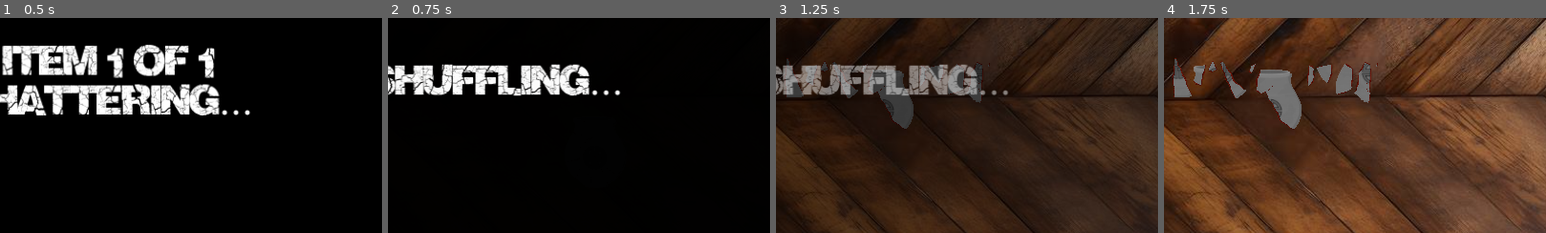
Above: before the commit, frames 1-4 (left to right).
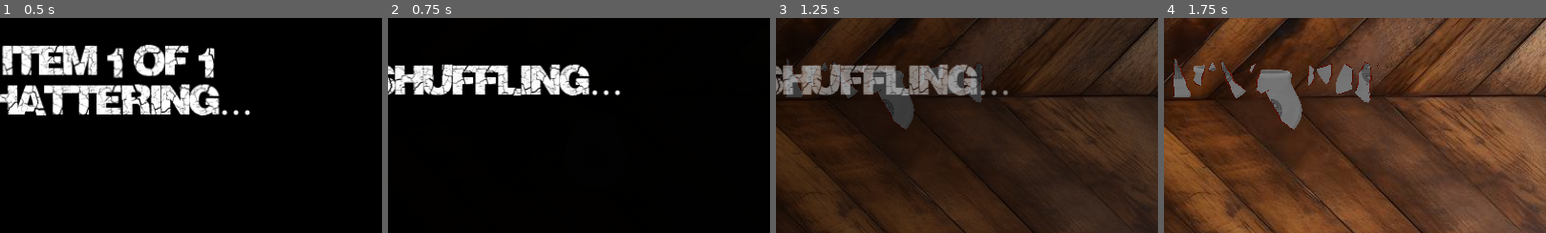
Above: after the commit, the same moments.

Repository: feyrkh/Exploratory
Game: Godot game, scene res://pottery/CleaningTable.tscn
Two runs of this game, one before a commit and one after it. Both use one fixed random seed, a clock stepped at 60 frames per second and the inputs below. This scene is started directly instead of the project's main scene. Sound files missing from this copy of the repository are replaced by a short silence.
Inputs (mouse positions are % of the whole screen's width and height, from its top left):
- Up to frame 1 (0.5 s): no input
- Up to frame 2 (0.75 s): click (3, 61) at 0.5 s
- Up to frame 3 (1.25 s): no input
- Up to frame 4 (1.75 s): click (3, 61) at 1.25 s
The pictures show only the part of the screen within x 36-86%, y 30-80%; the shares and areas given below are measured in that part.

Frame 1 is identical in both runs. In frame 3, 0.1% of the frame differs, in the area x 2-56%, y 18-52%; in frame 4, 0.3%, in the area x 2-57%, y 18-52%.

Commit message:
Improve self-intersection fixing
Remove all self-intersections instead of just the smallest, ignore endpoints when checking for self-intersections

Diff:
--- a/pottery/ArcheologyItem.gd
+++ b/pottery/ArcheologyItem.gd
@@ -4,7 +4,7 @@
 const TOO_SMALL_POLYGON_AREA := 35
 const TOO_SMALL_POLYGON_EDGE_RATIO := 0.9
 const DRAG_SPEED := 15
-const MAX_LINEAR_VELOCITY := 6000.0
+const MAX_LINEAR_VELOCITY := 5000.0
 const MAX_ANGULAR_VELOCITY := 25.0
 
 enum Fields {
--- a/pottery/FractureGenerator.gd
+++ b/pottery/FractureGenerator.gd
@@ -28,9 +28,9 @@
 			else:
 				print("##### Chisel fracture (converted from hammer for too few scars left: ", (scar_count-total_scars), " < 3)!")
 				potential_new_scars = FractureGenerator.chisel_fracture(item, randi_range(1, scar_count-total_scars))
-		elif chance < 0.9:
+		elif chance < 0.85:
 			print("##### Lightning fracture!")
-			potential_new_scars = FractureGenerator.lightning_fracture(item)
+			potential_new_scars = FractureGenerator.lightning_fracture(item, null, 0, 0.1)
 		else:
 			print("##### Bisecting fracture!")
 			potential_new_scars = [FractureGenerator.edge_to_edge_fracture(item)]
@@ -101,7 +101,8 @@
 	if start_pt == null:
 		start_pt = item.get_random_edge_point()
 		#start_pt = item.center + (item.get_random_edge_point() - item.center) * randf()
-		start_angle = start_pt.angle_to_point(item.center)
+		var rand_offset := Vector2(randf_range(-item.bounding_box.size.x/3, item.bounding_box.size.x/3), randf_range(-item.bounding_box.size.y/3, item.bounding_box.size.y/3))
+		start_angle = start_pt.angle_to_point(item.center + rand_offset)
 	var result:Array[PackedVector2Array] = []
 	var cur_crack = PackedVector2Array([start_pt])
 	result.append(cur_crack)
--- a/util/MyGeom.gd
+++ b/util/MyGeom.gd
@@ -89,39 +89,48 @@
 	return poly
 
 static func cleanup_self_intersections(poly:PackedVector2Array)->PackedVector2Array:
-	var intersecting_lines := []
-	var prev_pt = poly[-1]
-	# Find all intersecting lines and their lengths
-	for i in poly.size():
-		var cur_pt = poly[i]
-		for j in range(i, poly.size()-2):
-			var other_pt1 := poly[j]
-			var other_pt2 := poly[j+1]
-			var intersects = Geometry2D.segment_intersects_segment(prev_pt, cur_pt, other_pt1, other_pt2)
-			if intersects:
-				intersecting_lines.append([i-1, i, prev_pt.distance_to(cur_pt)])
-				intersecting_lines.append([j, j+1, other_pt1.distance_to(other_pt2)])
-		prev_pt = cur_pt
-	#print("Found ", intersecting_lines.size(), " intersecting lines, ", intersecting_lines)
-	if intersecting_lines.size() == 0:
-		return poly
-
-	var longest := {}
-	for line in intersecting_lines:
-		longest[line[0]] = max(longest.get(line[0], 0), line[2])
-		longest[line[1]] = max(longest.get(line[1], 0), line[2])
-	#print("Longest lines associated with each point: ", longest)
-	intersecting_lines.sort_custom(func(a,b): return longest.get(a[0], 999999) + longest.get(a[1], 999999) < longest.get(b[0], 999999) + longest.get(b[1], 999999))
-	#print("Point sorted by smallest impacted lines: ", intersecting_lines)
-	var idx_to_remove
-	if longest[intersecting_lines[0][0]] < longest[intersecting_lines[0][1]]:
-		#print("Pt ", intersecting_lines[0][0], " has the smallest impactful intersections, deleting it")
-		idx_to_remove = intersecting_lines[0][0]
-	else:
-		#print("Pt ", intersecting_lines[0][1], " has the smallest impactful intersections, deleting it")
-		idx_to_remove = intersecting_lines[0][1]
-	if idx_to_remove < 0: idx_to_remove += poly.size()
-	poly.remove_at(idx_to_remove)
+	var removed_intersection = true
+	while removed_intersection:
+		removed_intersection = false
+		var intersecting_lines := []
+		var prev_pt = poly[-1]
+		# Find all intersecting lines and their lengths
+		for i in poly.size():
+			var cur_pt = poly[i]
+			for j in range(i, poly.size()-2):
+				var other_pt1 := poly[j]
+				var other_pt2 := poly[j+1]
+				var intersects = Geometry2D.segment_intersects_segment(prev_pt, cur_pt, other_pt1, other_pt2)
+				if intersects:
+					if other_pt1 == cur_pt and intersects.is_equal_approx(other_pt1):
+						#print("Only intersection was at the endpoints")
+						continue
+					intersecting_lines.append([i-1, i, prev_pt.distance_to(cur_pt)])
+					intersecting_lines.append([j, j+1, other_pt1.distance_to(other_pt2)])
+			prev_pt = cur_pt
+		#print("Found ", intersecting_lines.size(), " intersecting lines, ", intersecting_lines)
+		if intersecting_lines.size() == 0:
+			return poly
+
+		var longest := {}
+		for line in intersecting_lines:
+			longest[line[0]] = max(longest.get(line[0], 0), line[2])
+			longest[line[1]] = max(longest.get(line[1], 0), line[2])
+		#print("Longest lines associated with each point: ", longest)
+		intersecting_lines.sort_custom(func(a,b): return longest.get(a[0], 999999) + longest.get(a[1], 999999) < longest.get(b[0], 999999) + longest.get(b[1], 999999))
+		#print("Point sorted by smallest impacted lines: ", intersecting_lines)
+		var idx_to_remove
+		if longest[intersecting_lines[0][0]] < longest[intersecting_lines[0][1]]:
+			#print("Pt ", intersecting_lines[0][0], " has the smallest impactful intersections, deleting it")
+			print("Removed self-intersection with length ", intersecting_lines[0][2])
+			idx_to_remove = intersecting_lines[0][0]
+		else:
+			#print("Pt ", intersecting_lines[0][1], " has the smallest impactful intersections, deleting it")
+			print("Removed self-intersection with length ", intersecting_lines[0][2])
+			idx_to_remove = intersecting_lines[0][1]
+		if idx_to_remove < 0: idx_to_remove += poly.size()
+		poly.remove_at(idx_to_remove)
+		removed_intersection = true
 	return poly
 
 #static func build_convex_polygon(points:PackedVector2Array) -> PackedVector2Array:
